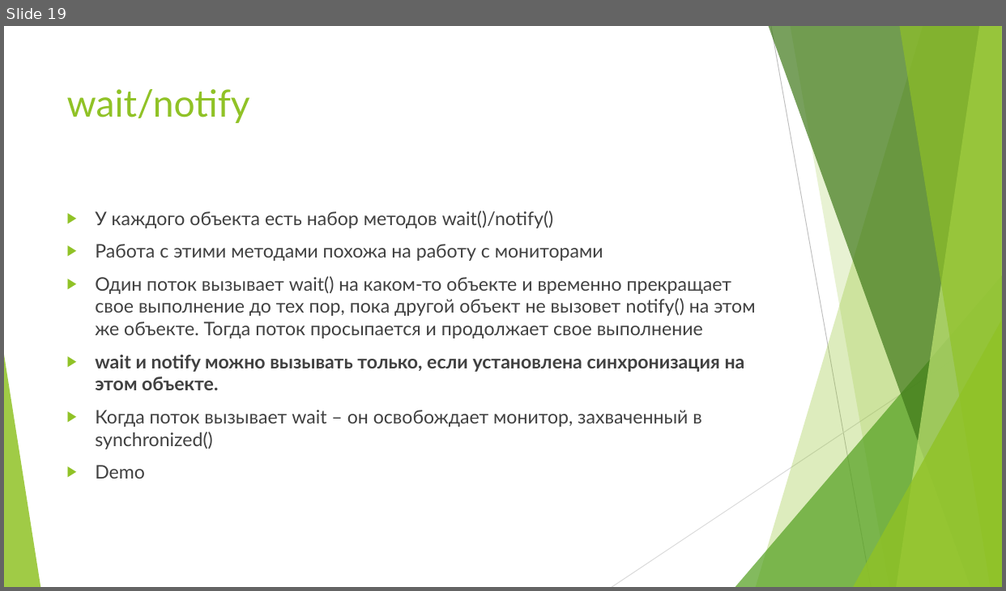
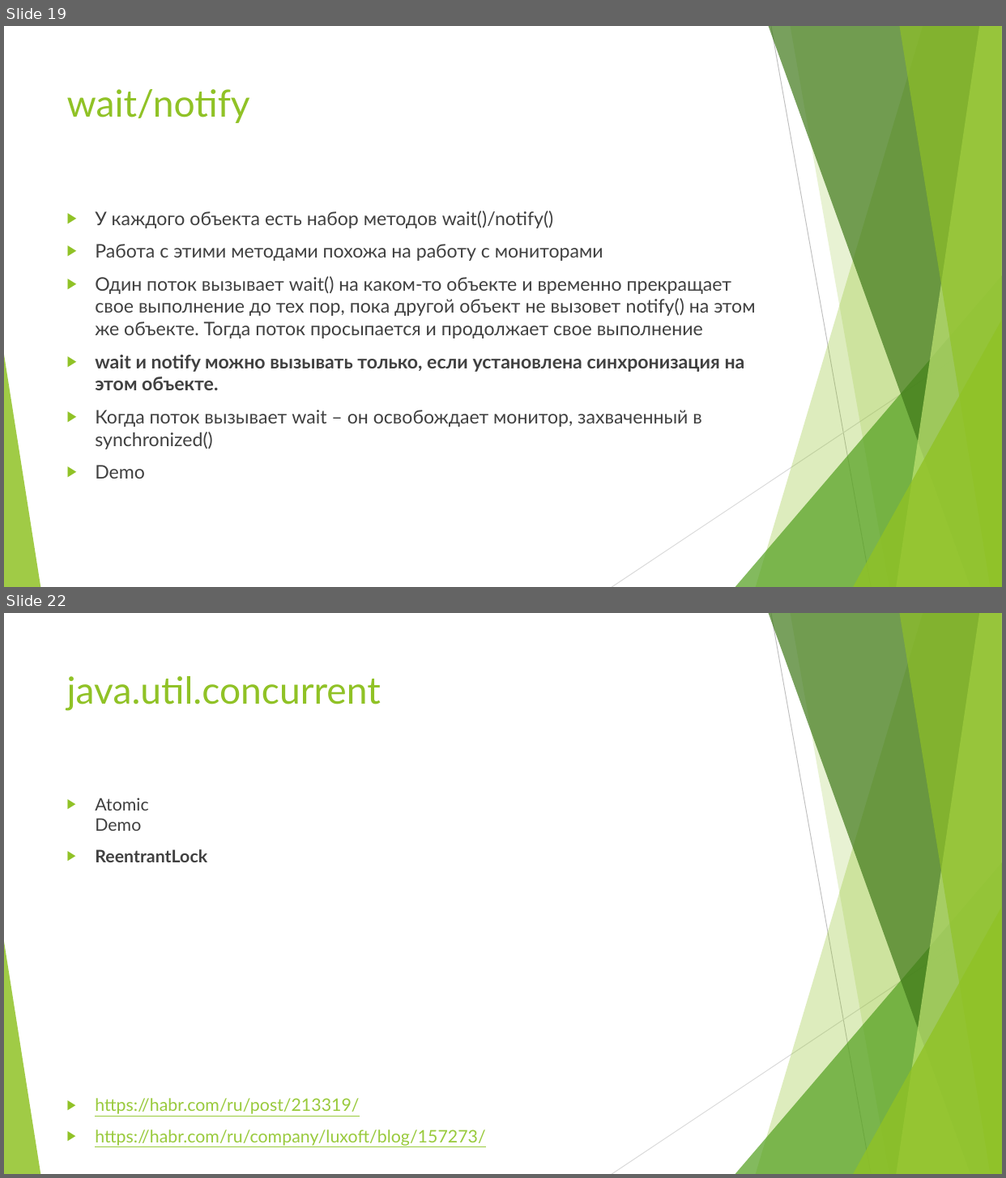
Before and after one commit to VladimirDorovskikh/mera_se_2020, a slide deck: _LECTIONS/10/10_Multithreading.pptx. Shown one above the other, each under a label of ours: slide 19 before the commit, slides 19 and 22 after it; the slides between them are not shown. The pictures are 1006x591 and 1006x1178 pixels, drawn with LibreOffice and Linux fonts; fonts in the diff are those of the drawing. Boxes give left, top, right and bottom in pixels: in the first picture for what was removed or moved away, otherwise in the second. Text is boxed around its words. In the diff, an @@ line names an element or a change of style, - is before the commit and + after.

```diff
--- a/_LECTIONS/10/10_Multithreading.pptx
+++ b/_LECTIONS/10/10_Multithreading.pptx
@@ slide 22 added at box(4, 613, 1002, 1174), background #FFFFFF; not listed: 10 template elements that a slide beside it also shows @@
@@ title added at box(67, 676, 381, 711), 36 pt, text #90C226 @@
+java.util.concurrent
@@ text added at box(95, 798, 485, 1146), 16.6 pt, text #99CA3C, underline @@
+▶ Atomic
+  Demo
+▶ ReentrantLock
+▶ https://habr.com/ru/post/213319/
+▶ https://habr.com/ru/company/luxoft/blog/157273/
```
Also in this commit, not shown: 1 slide changed, 1 other slide added, 1 other file.
